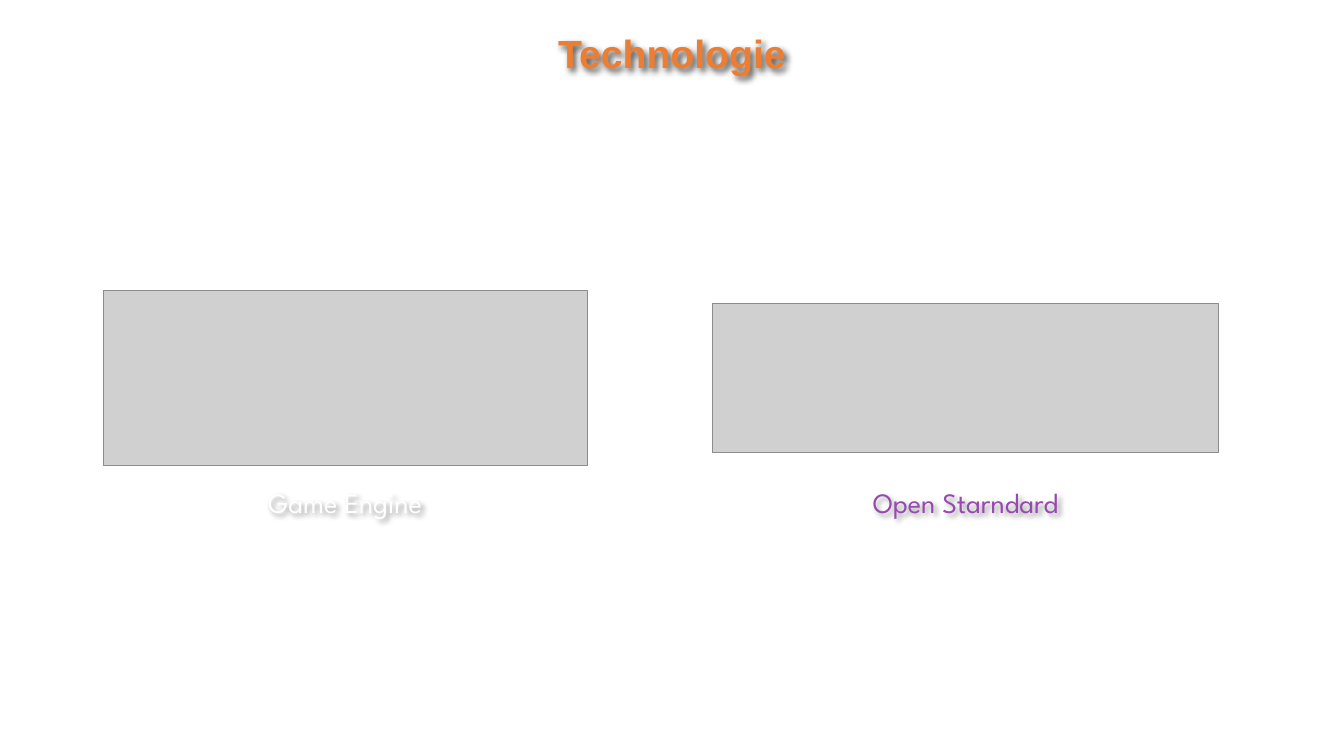
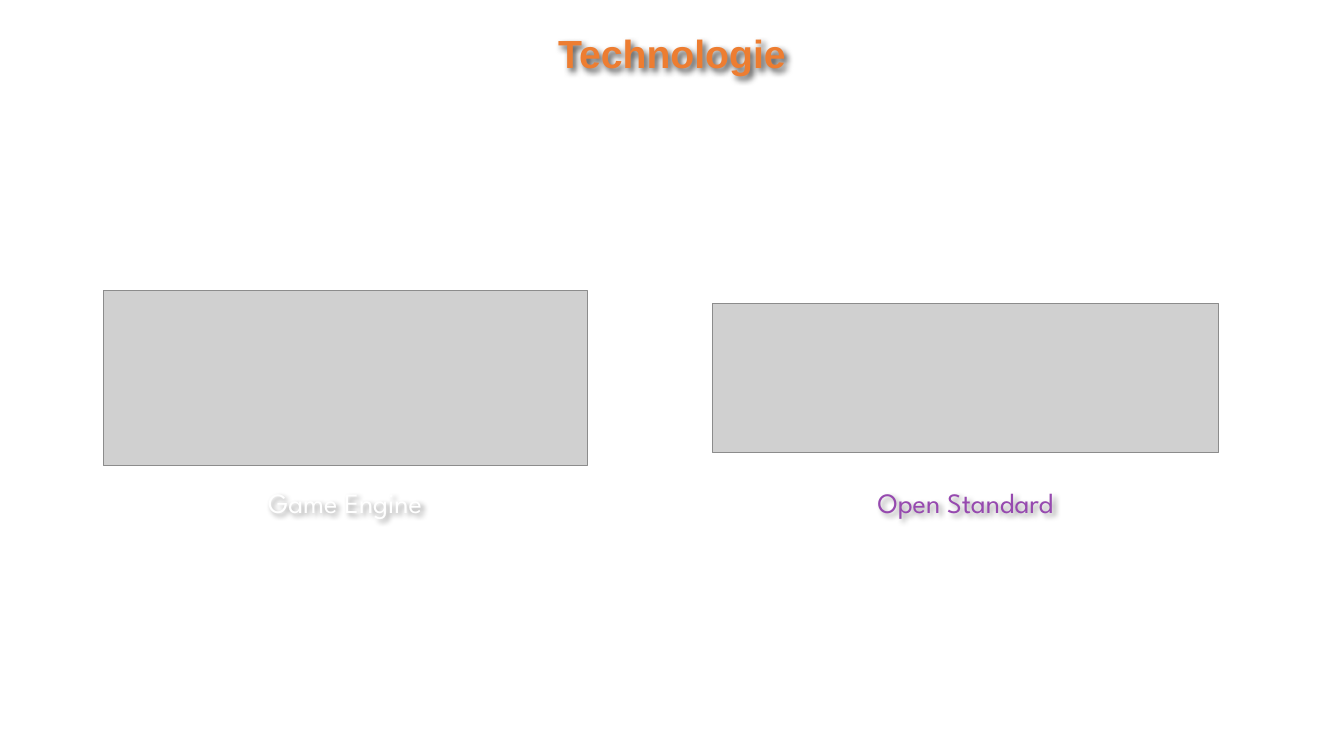
Before and after one commit to JanKunetka/VINS-World-Builder-VR, a slide deck: slide 3 of Presentation/World Builder VR Presentation.pptx. Drawn at 1344x756 pixels with LibreOffice and Linux fonts; fonts in the diff are those of the drawing; grey boxes stand for pictures; background and template pictures are left out. Boxes give left, top, right and bottom in pixels: in the first picture for what was removed or moved away, otherwise in the second. Text is boxed around its words. In the diff, an @@ line names an element or a change of style, - is before the commit and + after.

```diff
--- a/Presentation/World Builder VR Presentation.pptx
+++ b/Presentation/World Builder VR Presentation.pptx
@@ text at <box>878,493,1053,519</box>: text changed @@
-Open Starndard
+Open Standard
```
Also in this commit, not shown: 1 other slide changed.
